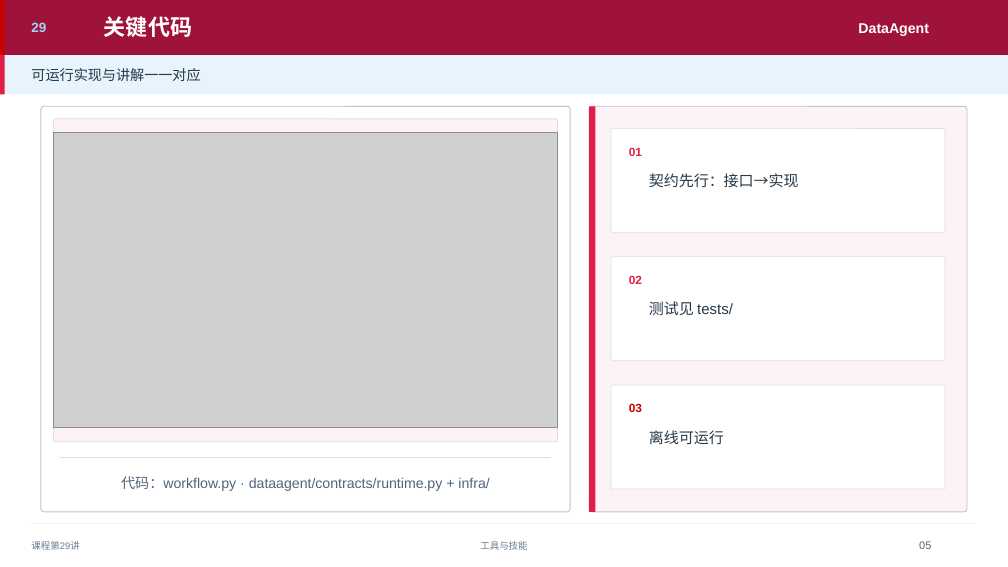
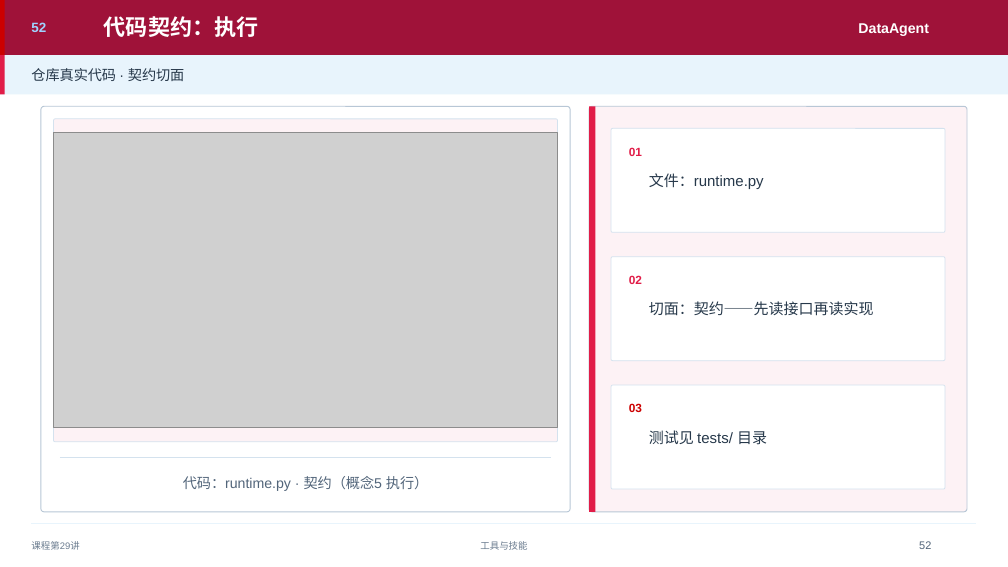
Before and after one commit to tianqiongenze/enterprise-ai-agent-architecture, a slide deck: slide 52 of chapters/pptx/part07/第29讲-从 Tool Call 到 Action R.pptx (slide 5 before the commit). Drawn at 1008x567 pixels with LibreOffice and Linux fonts; fonts in the diff are those of the drawing; grey boxes stand for pictures. Boxes give left, top, right and bottom in pixels: in the first picture for what was removed or moved away, otherwise in the second. Text is boxed around its words. In the diff, an @@ line names an element or a change of style, - is before the commit and + after.

```diff
--- a/chapters/pptx/part07/第29讲-从 Tool Call 到 Action R.pptx
+++ b/chapters/pptx/part07/第29讲-从 Tool Call 到 Action R.pptx
@@ text at (31,22,46,32): text changed @@
-29
+52
@@ text at (104,16,258,37): text changed @@
-关键代码
+代码契约：执行
@@ text at (31,68,184,81): text changed @@
-可运行实现与讲解一一对应
+仓库真实代码 · 契约切面
@@ text at (649,173,764,189): text changed @@
-契约先行：接口→实现
+文件：runtime.py
@@ text at (649,301,874,316): text changed @@
-测试见 tests/
+切面：契约——先读接口再读实现
@@ text at (649,430,767,445): text changed @@
-离线可运行
+测试见 tests/ 目录
@@ text at (183,476,428,491): text changed @@
-代码：workflow.py · dataagent/contracts/runtime.py + infra/
+代码：runtime.py · 契约（概念5 执行）
@@ text at (919,541,931,549): text changed @@
-05
+52
```
Also in this commit, not shown: 4 other slides changed, 67 slides added, 2 slides removed, 44 other files.
